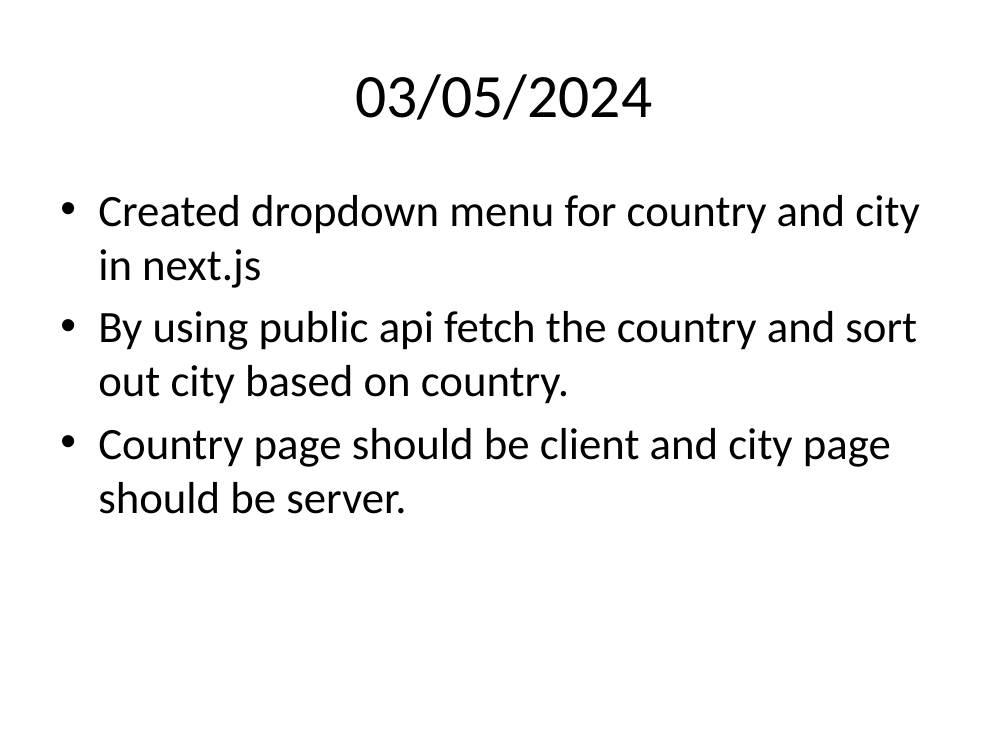
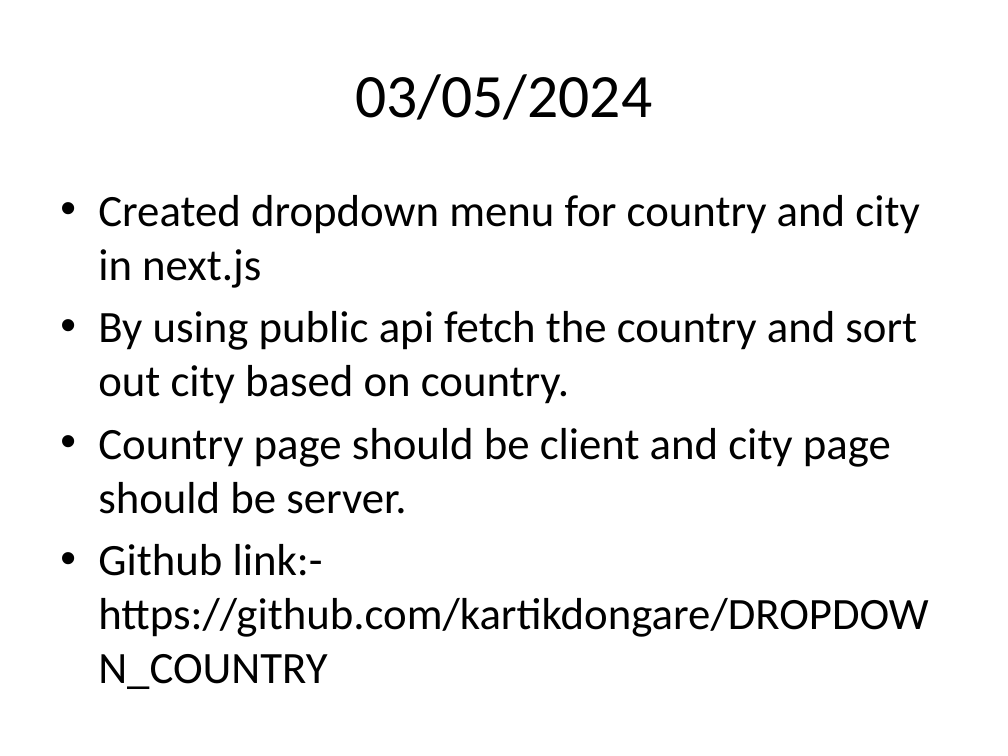
Before and after one commit to kartikdongare/AST_ALL_PPT, a slide deck: slide 19 of ALL TASK PPT.pptx. Drawn at 1008x756 pixels with LibreOffice and Linux fonts; fonts in the diff are those of the drawing. Boxes give left, top, right and bottom in pixels: in the first picture for what was removed or moved away, otherwise in the second. Text is boxed around its words. In the diff, an @@ line names an element or a change of style, - is before the commit and + after.

```diff
--- a/ALL TASK PPT.pptx
+++ b/ALL TASK PPT.pptx
@@ text at (98,544,928,689): paragraph added @@
+• Github link:- https://github.com/kartikdongare/DROPDOWN_COUNTRY
```
Also in this commit, not shown: 6 other slides changed, 1 slide added.
